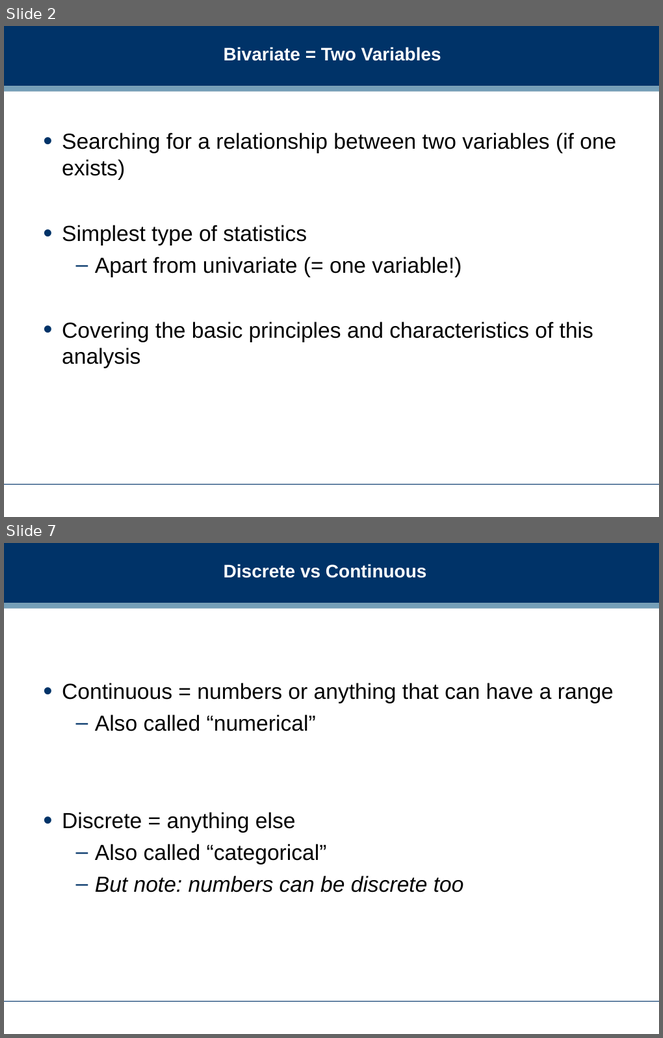
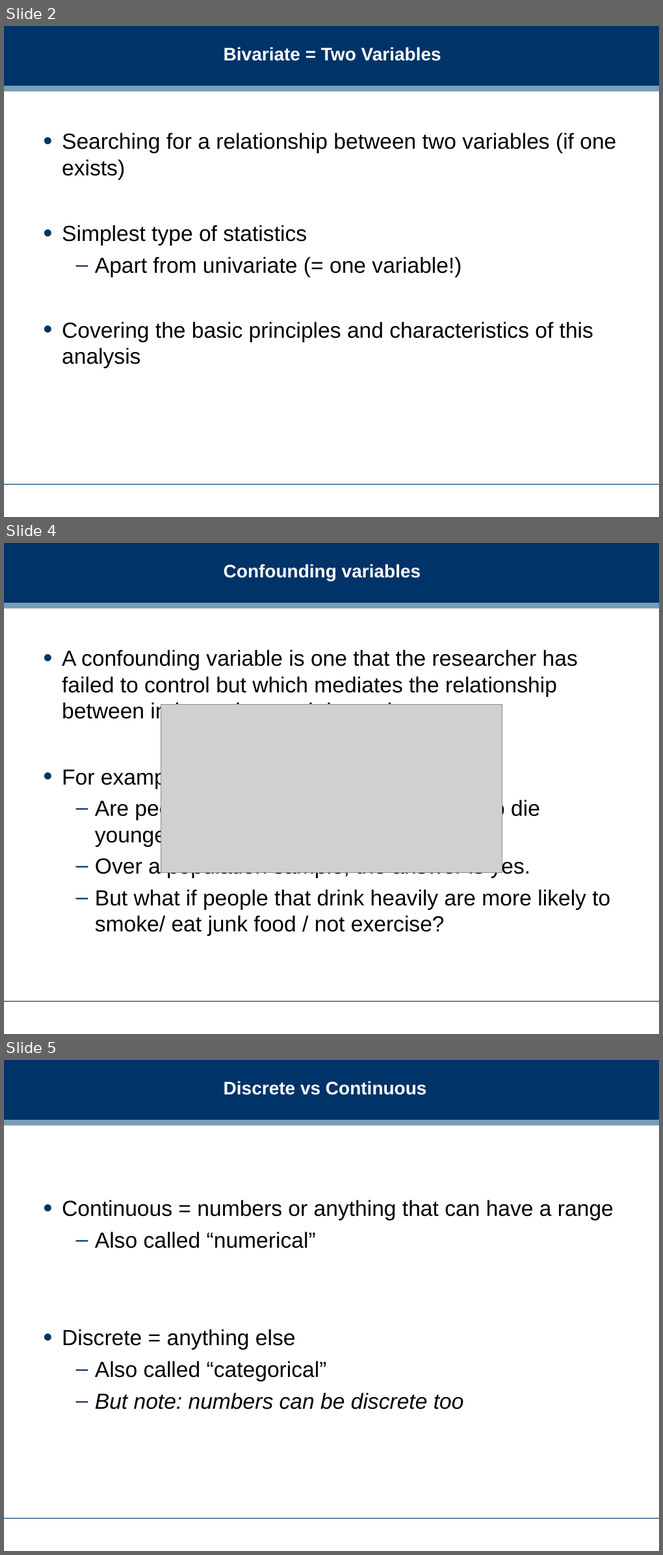
Before and after one commit to dreamind/ix, a slide deck: lectures/making-sense-data/bivariate-analysis.ppt. Shown one above the other, each under a label of ours: slides 2 and 7 before the commit, slides 2, 4 and 5 after it; the slides between them are not shown. The pictures are 663x1038 and 663x1555 pixels, drawn with LibreOffice and Linux fonts; fonts in the diff are those of the drawing; grey boxes stand for pictures; background and template pictures are left out. Boxes give left, top, right and bottom in pixels: in the first picture for what was removed or moved away, otherwise in the second. Text is boxed around its words. In the diff, an @@ line names an element or a change of style, - is before the commit and + after.

```diff
--- a/lectures/making-sense-data/bivariate-analysis.ppt
+++ b/lectures/making-sense-data/bivariate-analysis.ppt
@@ slide 4 added at (4, 543, 659, 1034), background #FFFFFF; not listed: 3 template elements that a slide beside it also shows @@
@@ title added at (224, 564, 421, 581), 20 pt, text #FFFFFF, bold @@
+Confounding variables
@@ text added at (62, 650, 610, 936), 24 pt, text #000000 @@
+• A confounding variable is one that the researcher has failed to control but which mediates the relationship between independent and dependent.
+• For example:
+  – Are people that drink heavily more likely to die younger?
+  – Over a population sample, the answer is yes.
+  – But what if people that drink heavily are more likely to smoke/ eat junk food / not exercise?
@@ picture added at (161, 705, 502, 873) @@
@@ what was slide 7 is now slide 5 @@
```
Also in this commit, not shown: 8 slides changed, 2 other slides added, 4 slides removed, 8 other files.
